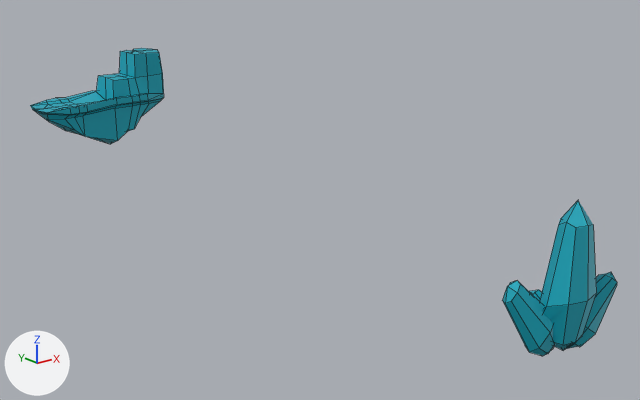
Before and after pictures for a commit that changed the FBX model New Unity Project/Assets/3D Assets/Double_Step_NoC.fbx.
Both versions are drawn from a camera (50 mm lens) standing at (-0.0939, -0.2059, 0.0453) and looking at (0.0087, -0.0776, -0.0061). The lights are fixed; the arrows at lower left show +X, +Y and +Z. Mesh edges are drawn as thin lines. Where no turn or scale is listed for an object, it has been applied to the vertices.

The scene before the commit, as lines of its bpy script (objects in view):
```python
me_mesh = bpy.data.meshes.new('Mesh')
me_mesh.from_pydata(...)  # 169 vertices, 184 faces; spans x -0.0168..0.0181, y -0.0062..0.0081, z -0.0088..0.0141
me_mesh.materials.append(mat_phonge1)  # cyan #00a7bc
me_mesh_001 = bpy.data.meshes.new('Mesh.001')
me_mesh_001.from_pydata(...)  # 118 vertices, 112 faces; spans x -0.0088..0.0088, y -0.0045..0.0045, z -0.0111..0.0111
me_mesh_001.materials.append(mat_phonge1)  # cyan #00a7bc
ob_medium_platform_no_c = bpy.data.objects.new('Medium_Platform_No_C', me_mesh)
ob_medium_platform_no_c.location = (0.0, 0.0, 0.0)
ob_polysurface5 = bpy.data.objects.new('polySurface5', me_mesh_001)
ob_polysurface5.location = (0.0, -0.1397, 0.0)
```
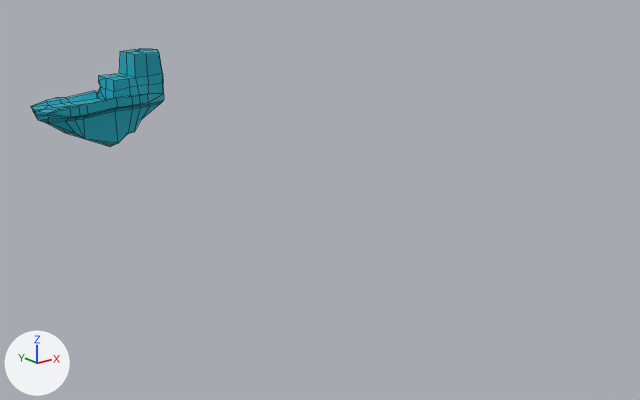
The change, as a diff of the scene's bpy script:
```diff
--- a/New Unity Project/Assets/3D Assets/Double_Step_NoC.fbx.py
+++ b/New Unity Project/Assets/3D Assets/Double_Step_NoC.fbx.py
@@ me_mesh @@
 # used by ob_medium_platform_no_c; location = (0.0, 0.0, 0.0)
-me_mesh.from_pydata(...)  # 169 vertices, 184 faces; spans x -0.0168..0.0181, y -0.0062..0.0081, z -0.0088..0.0141
+me_mesh.from_pydata(...)  # 187 vertices, 205 faces; spans x -0.0168..0.0181, y -0.0062..0.0081, z -0.0094..0.0141
+# me_mesh part 1
+# 2 vertices are removed from x 0.0019..0.0062, y 0.0054, z 0.0038..0.0039
+# 21 faces are deleted
+# 78 vertices in x -0.0149..0.0155, y -0.0062..0.0081, z -0.0086..0.0027 move by (0.0, 0.0, -0.0007)
+# 11 vertices in x -0.0167..0.0019, y -0.005..0.0041, z 0.0025 move by (0.0, 0.0, -0.0001)
+# 5 vertices in x -0.0106..0.0156, y -0.0048..0.0075, z -0.0088..0.0026 move by (0.0, 0.0, -0.0006)
+# 3 vertices in x -0.0079..0.0116, y 0.0049..0.0054, z 0.0031..0.0039 move by (0.0, 0.0003, 0.0)
+# 22 vertices move from x -0.0168..0.0127, y -0.0048..0.0075, z 0.0016..0.014 to x -0.0168..0.0143, y -0.0048..0.007, z 0.0..0.014
+# 20 vertices are added at x 0.0019..0.0181, y -0.0049..0.0056, z 0.0024..0.014
+# 42 new faces join them
 me_mesh.materials.append(mat_phonge1)
@@ ob_polysurface5 @@
-ob_polysurface5 = bpy.data.objects.new('polySurface5', me_mesh_001)
-ob_polysurface5.location = (0.0, -0.1397, 0.0)
```

What differs and where, as boxes (x1, y1, x2, y2) in the pictures (640 x 400 px):
'polySurface5', deleted (cyan)
    before: (502, 200, 617, 356)
'Medium_Platform_No_C', reshaped
    before: (30, 48, 164, 144)
    after: (30, 48, 164, 147)
